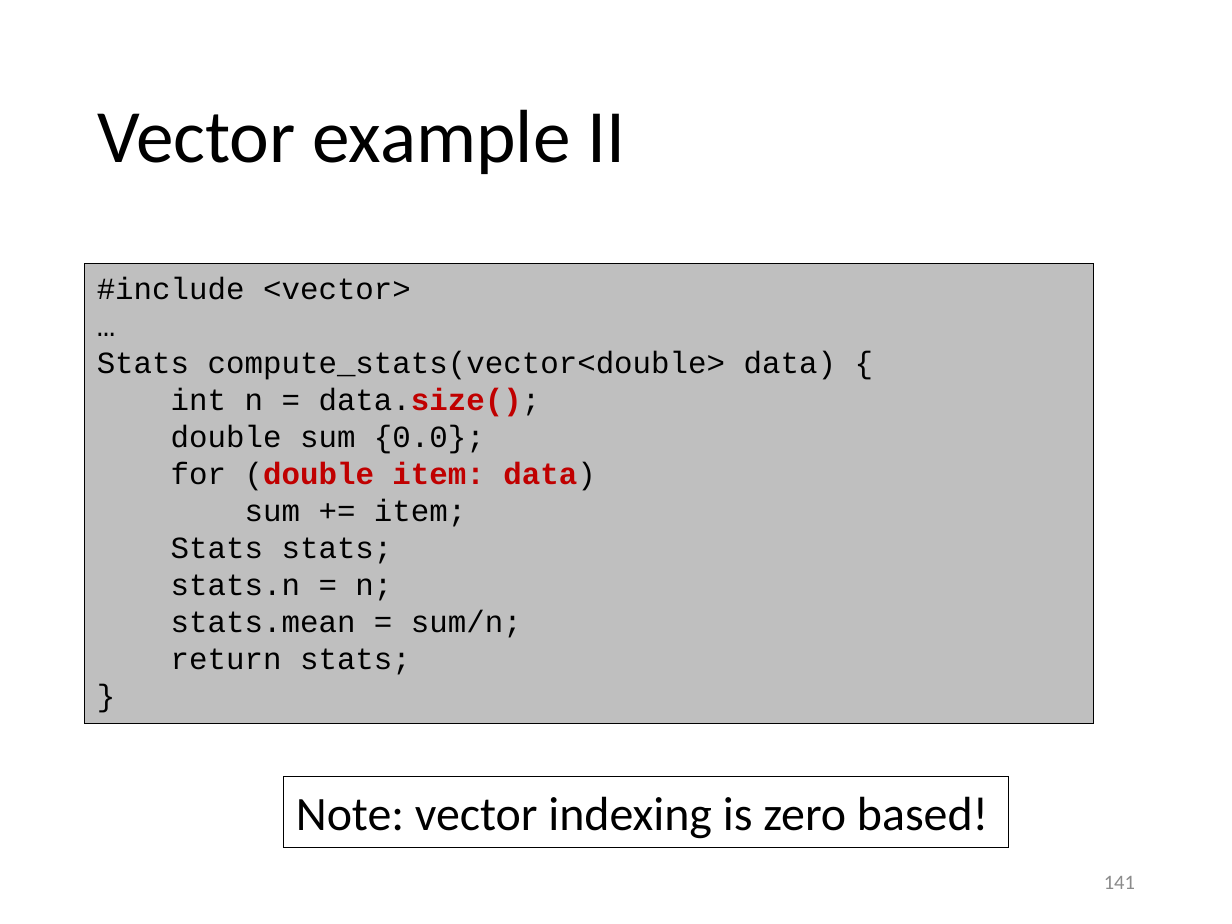
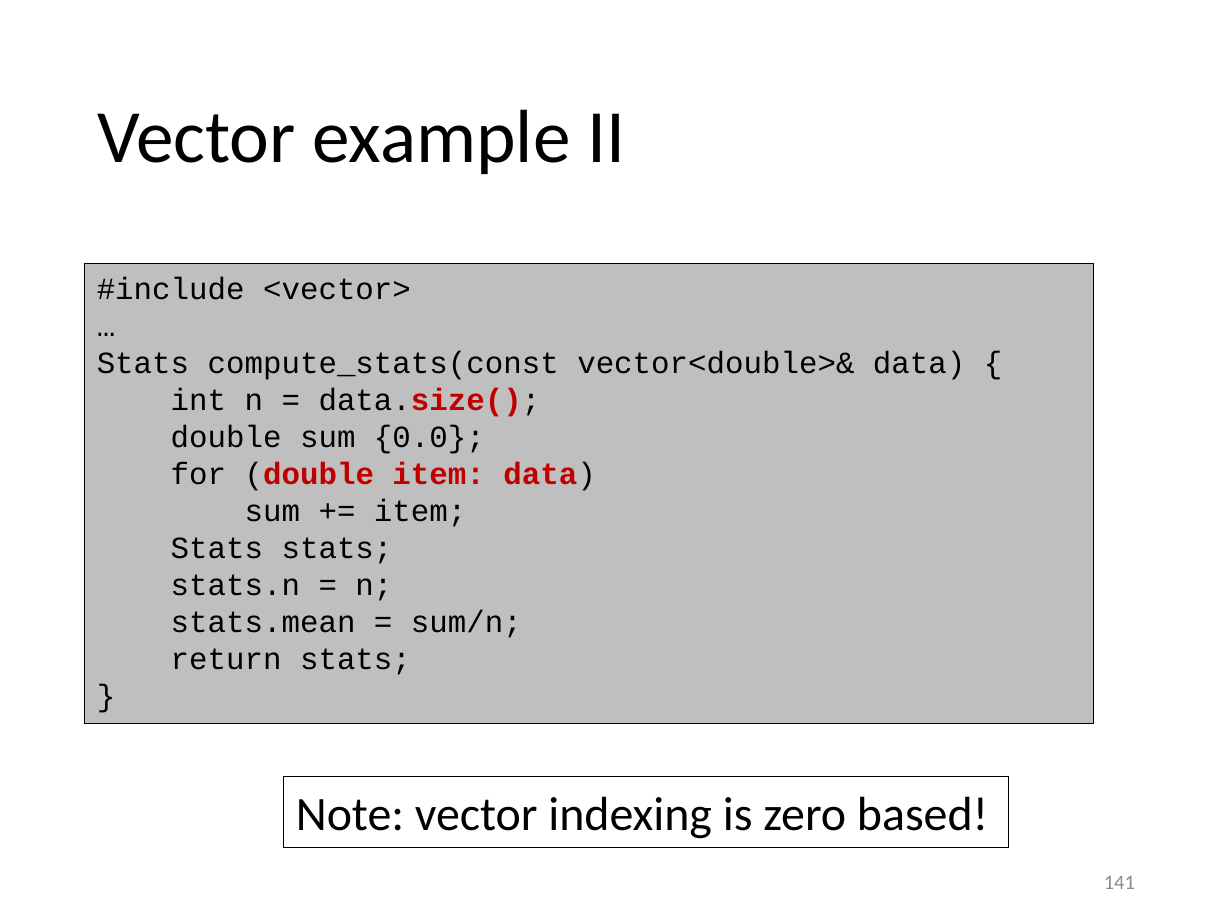
Before and after one commit to gjbex/Scientific-C-plus-plus, a slide deck: slide 141 of scientific_cpp.pptx. Drawn at 1232x924 pixels with LibreOffice and Linux fonts; fonts in the diff are those of the drawing. Boxes give left, top, right and bottom in pixels: in the first picture for what was removed or moved away, otherwise in the second. Text is boxed around its words. In the diff, an @@ line names an element or a change of style, - is before the commit and + after.

Commit message:
Fix function signature of statistics example

```diff
--- a/scientific_cpp.pptx
+++ b/scientific_cpp.pptx
@@ text in rectangle at (97, 351, 965, 380): text changed @@
-Stats compute_stats(vector<double> data) {
+Stats compute_stats(const vector<double>& data) {
```
